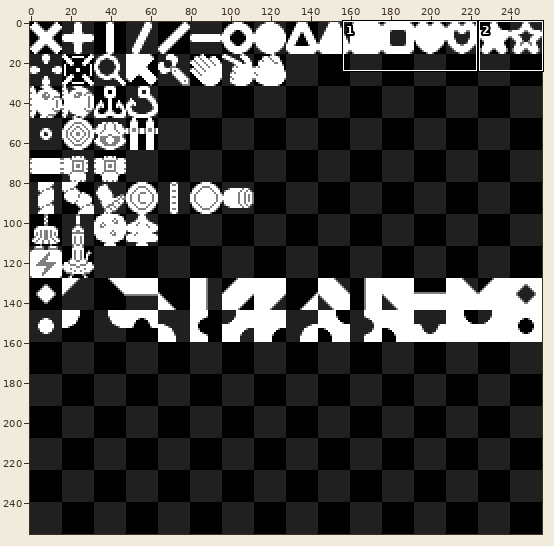
Edited in one commit: pixel-art file (framework/glyphs.ase). Above, an overview of the earlier version with the close-up marked.
Close-up. Earlier state:
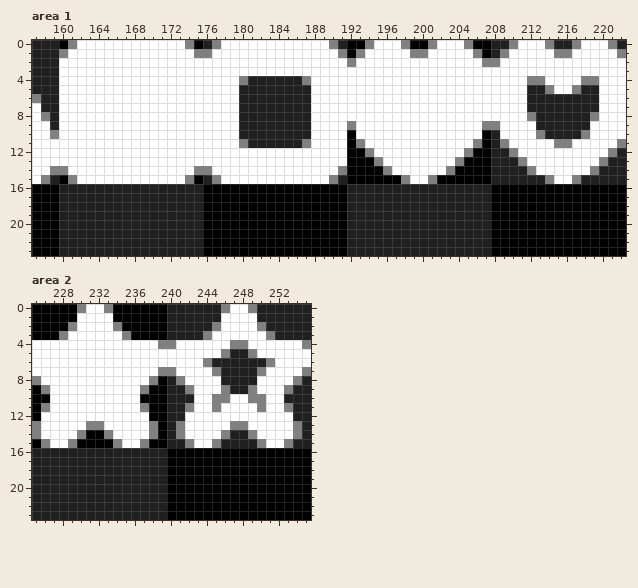
256x256 pixels, 1 frame. Shown: area 1: x 157..222, y 0..23; area 2: x 225..255, y 0..23.
Once edited:
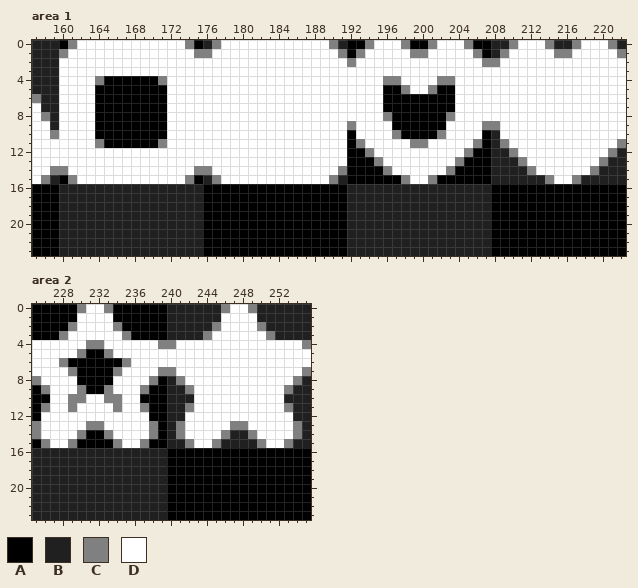
Palette (. is transparent): A #000000  B #202020  C #808080  D #ffffff
The author wrote: Reordered shape glyhps
Change:
--- area 1, layer "main"
@@ x 157..222 @@
  3 BBBDDDDDDDDDDDDDDDDDDDDDDDDDDDDDDDDDDDDDDDDDDDDDDDDDDDDDDDDDDDDDDD
- 4 BBBDDDDDDDDDDDDDDDDDDDDCBBBBBBCDDDDDDDDDDDDDDDDDDDDDDDDCCDDDDCCDDD
- 5 BBBDDDDDDDDDDDDDDDDDDDDBBBBBBBBDDDDDDDDDDDDDDDDDDDDDDDDBBCDDCBBDDD
- 6 CBBDDDDDDDDDDDDDDDDDDDDBBBBBBBBDDDDDDDDDDDDDDDDDDDDDDDDBBBBBBBBDDD
- 7 DBBDDDDDDDDDDDDDDDDDDDDBBBBBBBBDDDDDDDDDDDDDDDDDDDDDDDDBBBBBBBBDDD
- 8 DCBDDDDDDDDDDDDDDDDDDDDBBBBBBBBDDDDDDDDDDDDDDDDDDDDDDDDCBBBBBBCDDD
- 9 DDBDDDDDDDDDDDDDDDDDDDDBBBBBBBBDDDDCDDDDDDDDDDDDDDCCDDDDBBBBBBDDDD
-10 DDCDDDDDDDDDDDDDDDDDDDDBBBBBBBBDDDDADDDDDDDDDDDDDDABDDDDCBBBBCDDDD
-11 DDDDDDDDDDDDDDDDDDDDDDDCBBBBBBCDDDDACDDDDDDDDDDDDCABCDDDDDCCDDDDDC
+ 4 BBBDDDDCAAAAAACDDDDDDDDDDDDDDDDDDDDDDDDCCDDDDCCDDDDDDDDDDDDDDDDDDD
+ 5 BBBDDDDAAAAAAAADDDDDDDDDDDDDDDDDDDDDDDDAACDDCAADDDDDDDDDDDDDDDDDDD
+ 6 CBBDDDDAAAAAAAADDDDDDDDDDDDDDDDDDDDDDDDAAAAAAAADDDDDDDDDDDDDDDDDDD
+ 7 DBBDDDDAAAAAAAADDDDDDDDDDDDDDDDDDDDDDDDAAAAAAAADDDDDDDDDDDDDDDDDDD
+ 8 DCBDDDDAAAAAAAADDDDDDDDDDDDDDDDDDDDDDDDCAAAAAACDDDDDDDDDDDDDDDDDDD
+ 9 DDBDDDDAAAAAAAADDDDDDDDDDDDDDDDDDDDCDDDDAAAAAADDDDCCDDDDDDDDDDDDDD
+10 DDCDDDDAAAAAAAADDDDDDDDDDDDDDDDDDDDADDDDCAAAACDDDDABDDDDDDDDDDDDDD
+11 DDDDDDDCAAAAAACDDDDDDDDDDDDDDDDDDDDACDDDDDCCDDDDDCABCDDDDDDDDDDDDC
 12 DDDDDDDDDDDDDDDDDDDDDDDDDDDDDDDDDDDAACDDDDDDDDDDCAABBCDDDDDDDDDDCB
--- area 2, layer "main"
@@ x 225..255 @@
  3 AAACDDDDDDCAAAABBBBCDDDDDDCBBBB
- 4 DDDDDDDDDDDDDDCCDDDDDDCCDDDDDDC
- 5 DDDDDDDDDDDDDDDDDDDDDCBBCDDDDDD
- 6 DDDDDDDDDDDDDDDDDDDCBBBBBBCDDDD
- 7 DDDDDDDDDDDDDDCCDDDDCBBBBCDDDDC
- 8 CDDDDDDDDDDDDCABCDDDDBBBBDDDDCB
- 9 ACDDDDDDDDDDCAABBCDDDCBBCDDDCBB
-10 AADDDDDDDDDDAAABBBDDCCDDCCDDBBB
-11 ACDDDDDDDDDDCAABBCDDCDDDDCDDCBB
+ 4 DDDDDDCCDDDDDDCCDDDDDDDDDDDDDDC
+ 5 DDDDDCAACDDDDDDDDDDDDDDDDDDDDDD
+ 6 DDDCAAAAAACDDDDDDDDDDDDDDDDDDDD
+ 7 DDDDCAAAACDDDDCCDDDDDDDDDDDDDDC
+ 8 CDDDDAAAADDDDCABCDDDDDDDDDDDDCB
+ 9 ACDDDCAACDDDCAABBCDDDDDDDDDDCBB
+10 AADDCCDDCCDDAAABBBDDDDDDDDDDBBB
+11 ACDDCDDDDCDDCAABBCDDDDDDDDDDCBB
 12 ADDDDDDDDDDDDAABBDDDDDDDDDDDDBB
Changed places in both close-ups, as pixel boxes (x1, y1, x2, y2):
changed: (95, 76, 167, 148)
changed: (239, 76, 311, 148)
changed: (383, 76, 455, 148)
changed: (527, 76, 599, 148)
changed: (59, 340, 131, 412)
changed: (203, 340, 275, 412)
